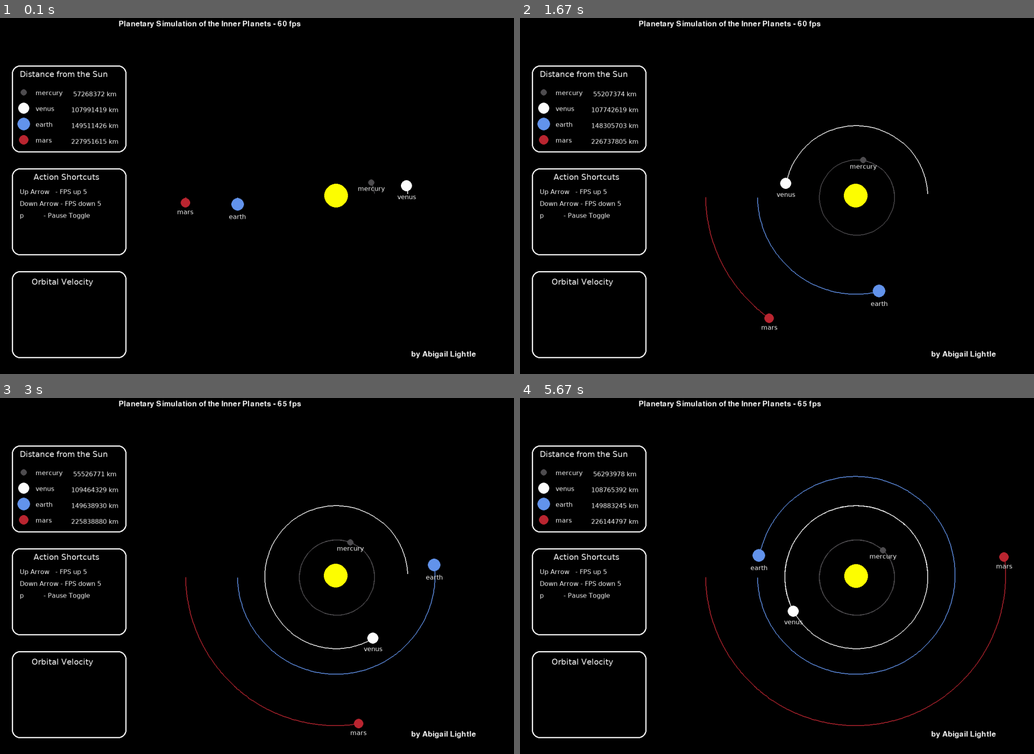
Above: before the commit, frames 1-4 (two rows, left to right).
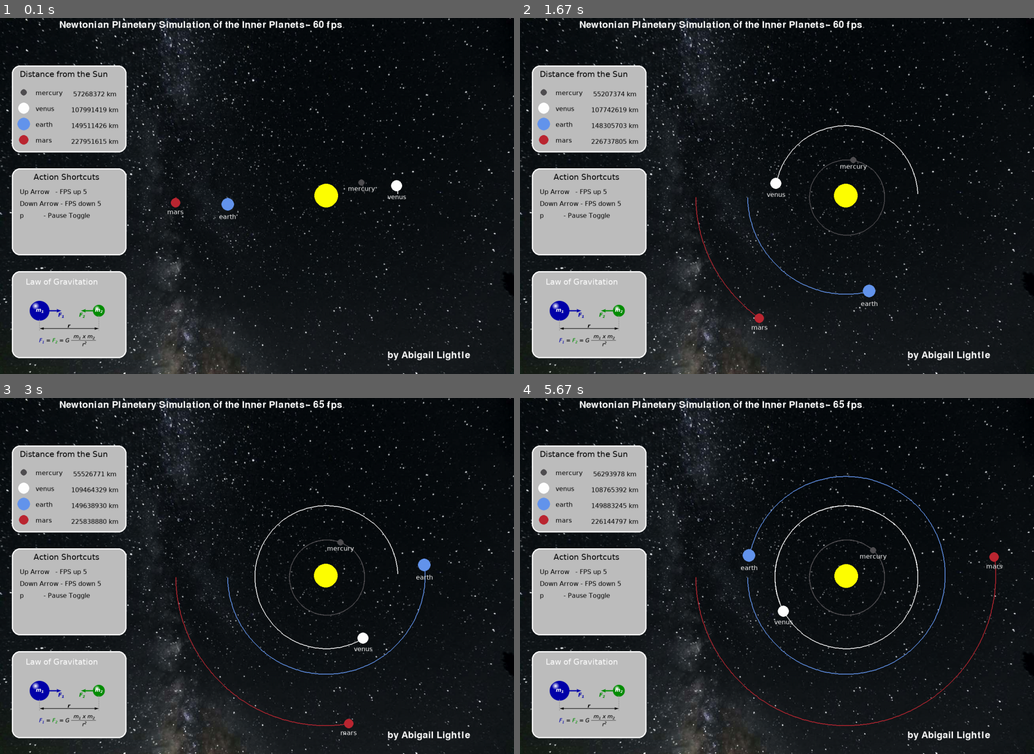
Above: after the commit, the same moments.

Repository: fischettijw/Abigail---vsCode
Game: pygame game, started from Planets/milky_way_planetary_simulation.py
Same seed, same stepped clock (60 frames per second), same inputs: the game is played once before the commit and once after it.
Inputs:
- Up to frame 1 (0.1 s): no input
- Up to frame 2 (1.67 s): hold Up 0.33-0.8 s; hold Down 0.83-1.13 s; hold Up 1.17-1.53 s; hold Down from 1.57 s (still down)
- Up to frame 3 (3 s): release Down at 1.93 s; hold Up 1.97-2.27 s; hold Down 2.3-2.6 s; hold Up from 2.63 s (still down)
- Up to frame 4 (5.67 s): release Up at 3 s; hold Down 3.03-3.4 s; hold Up 3.43-3.73 s; hold Down 3.77-4.07 s; hold Up 4.1-4.47 s; hold Down 4.5-4.87 s; hold Up 4.9-5.2 s; hold Down 5.23-5.53 s; hold Up from 5.57 s (still down)

The runs differ from the first frame. In frame 1, 40% of the frame differs, in the area x 0-100%, y 0-100%; in frame 2, 41%; in frame 3, 41%; in frame 4, 42%.

Commit message:
all but Earth Days / Planet Year

Diff:
--- a/Planets/milky_way_planetary_simulation.py
+++ b/Planets/milky_way_planetary_simulation.py
@@ -1,4 +1,6 @@
 # https://www.youtube.com/watch?v=WTLPmUHTPqo
+# https://www.youtube.com/watch?v=zEQadiUjICY
+# https://www.youtube.com/watch?v=4ycpvtIio-o
 
 import pygame
 import math
@@ -9,7 +11,7 @@
 WIDTH, HEIGHT = 1300, 900
 SCREEN = pygame.display.set_mode((WIDTH, HEIGHT))
 
-program_title = "Planetary Simulation of the Inner Planets"
+program_title = "Newtonian Planetary Simulation of the Inner Planets"
 pygame.display.set_caption(program_title)
 
 WHITE = (255, 255, 255)
@@ -17,38 +19,43 @@
 BLUE = (100, 149, 237)
 RED = (188, 39, 50)
 DARK_GREY = (80, 78, 81)
+BLACK = (0, 0, 0)
 
 FONT_distance_to_sun_text = pygame.font.SysFont("Lucida Sans Typewriter", 16)
-FONT_title_text = pygame.font.SysFont("comicsans", 28)
+FONT_title_text = pygame.font.SysFont("comicsans", 36)
 
 FONT_distance_to_sun_text_stat = pygame.font.SysFont(
     "Lucida Sans Typewriter", 20)
 stats_title = "Distance from the Sun"
-title_text_stat = FONT_distance_to_sun_text_stat.render(stats_title, 1, WHITE)
+title_text_stat = FONT_distance_to_sun_text_stat.render(stats_title, 1, BLACK)
 
 action_title = "Action Shortcuts"
-action_text = FONT_distance_to_sun_text_stat.render(action_title, 1, WHITE)
+action_text = FONT_distance_to_sun_text_stat.render(action_title, 1, BLACK)
 action_up = "Up Arrow   - FPS up 5"
-action_up_text = FONT_distance_to_sun_text.render(action_up, 1, WHITE)
+action_up_text = FONT_distance_to_sun_text.render(action_up, 1, BLACK)
 action_down = "Down Arrow - FPS down 5"
-action_down_text = FONT_distance_to_sun_text.render(action_down, 1, WHITE)
+action_down_text = FONT_distance_to_sun_text.render(action_down, 1, BLACK)
 pause = "p          - Pause Toggle"
-pause_text = FONT_distance_to_sun_text.render(pause, 1, WHITE)
+pause_text = FONT_distance_to_sun_text.render(pause, 1, BLACK)
 abigail = "by Abigail Lightle"
 abigail_text = FONT_title_text.render(abigail, 1, WHITE)
 
-orbital_vel_title = "Orbital Velocity"
-orbital_text = FONT_distance_to_sun_text_stat.render(orbital_vel_title, 1, WHITE)
+law_of_gravity = "Law of Gravitation"
+gravity_text = FONT_distance_to_sun_text_stat.render(
+    law_of_gravity, 1, WHITE)
+
+background = pygame.image.load("stars.jpg").convert()
+newton = pygame.image.load("Newtons_Gravity_Law_small.png").convert_alpha()
 
 fps = 60
 
 
 class Planet:
-    AU = 149.6e6 * 1000
+    AU = 149.6e6 * 1000    # meters
     G = 6.67428e-11
-    SIZE_SCALE = 250 / AU  # 1AU = 100 pixels if 250
+    SIZE_SCALE = 250 / AU  # 1AU = 100 pixels if 250  250 Pixels per AU
     TIMESTEP = 3600*24  # 1 day in seconds
-    CENTER_OFFSET = 200
+    CENTER_OFFSET = 175
     STOP_AFTER = 900  # trial and error
 
     def __init__(self, name, x, y, radius, color, mass, y_vel, y_vel_change=1):
@@ -133,13 +140,13 @@
 
 
 def display_planet_stats(player, x, y):
-    planet_text = FONT_distance_to_sun_text.render(player.name, 1, WHITE)
+    planet_text = FONT_distance_to_sun_text.render(player.name, 1, BLACK)
     SCREEN.blit(planet_text, (x + 60, 80 + y))
     pygame.draw.circle(SCREEN, player.color, (10 + 50, 88 + y), player.radius)
 
     space = " " if player.name == "mercury" else ""
     distance_text = FONT_distance_to_sun_text.render(
-        f"{space}{math.floor(player.distance_to_sun/1000)} km", 1, WHITE)
+        f"{space}{math.floor(player.distance_to_sun/1000)} km", 1, BLACK)
     SCREEN.blit(distance_text, (x + 150, 83 + y))
 
 
@@ -173,18 +180,20 @@
 
 earth_y_vel_ratio = 1
 earth = Planet("earth", -1, 0, 16, BLUE,
-               5.9742 * 10**24, 29.783 * 1000, earth_y_vel_ratio)
+               earth_y_vel_ratio * 5.9742 * 10**24, 29.783 * 1000, earth_y_vel_ratio)
 
 mars_y_vel_ratio = 1
 mars = Planet("mars", -1.524, 0, 12, RED,
-              6.39 * 10**23, 24.077 * 1000, mars_y_vel_ratio)
+              mars_y_vel_ratio * 6.39 * 10**23, 24.077 * 1000, mars_y_vel_ratio)
 
 planets = [sun, mercury, venus, earth, mars]
 
 ticks = 0
 while run:
     clock.tick(fps)
-    SCREEN.fill((0, 0, 0))
+    # SCREEN.fill((0, 0, 0))
+    SCREEN.blit(background, (0,0))
+
 
     for event in pygame.event.get():
         if event.type == pygame.QUIT:
@@ -204,28 +213,38 @@
     title_text = FONT_title_text.render(
         f"{program_title} - {fps} fps", True, WHITE)
 
-    SCREEN.blit(title_text, (300, 5))
-    SCREEN.blit(title_text_stat, (50, 30 + 100))
-
+    SCREEN.blit(title_text, (150, 5))
+
+    pygame.draw.rect(SCREEN, "gray", (30, 120, 290, 220),
+                     width=0, border_radius=20)
     pygame.draw.rect(SCREEN, WHITE, (30, 120, 290, 220),
                      width=3, border_radius=20)
+    SCREEN.blit(title_text_stat, (50, 30 + 100))
     display_planet_stats(mercury, 30, 100)
     display_planet_stats(venus, 30, 140)
     display_planet_stats(earth, 30, 180)
     display_planet_stats(mars, 30, 220)
 
+    pygame.draw.rect(SCREEN, "gray", (30, 380, 290, 220),
+                     width=0, border_radius=20)
     pygame.draw.rect(SCREEN, WHITE, (30, 380, 290, 220),
                      width=3, border_radius=20)
     SCREEN.blit(action_text, (85, 390))
     SCREEN.blit(action_up_text, (50, 430))
     SCREEN.blit(action_down_text, (50, 460))
     SCREEN.blit(pause_text, (50, 490))
-    SCREEN.blit(abigail_text, (1040, 840))
-
+    SCREEN.blit(abigail_text, (980, 840))
+
+    pygame.draw.rect(SCREEN, "gray" , (30, 640, 290, 220),
+                    width=0, border_radius=20)
     pygame.draw.rect(SCREEN, WHITE, (30, 640, 290, 220),
-                    width=3, border_radius=20)
-    SCREEN.blit(orbital_text, (80, 655))
-
+                     width=3, border_radius=20)
+    SCREEN.blit(gravity_text, (65, 655))
+
+
+    # pygame.draw.rect(SCREEN, DARK_GREY , (30, 640, 290, 220),
+    #             width=0, border_radius=20)
+    SCREEN.blit(newton,(70, 710))
 
     pygame.display.flip()
 
--- a/Planets/test.py
+++ /dev/null
@@ -1,142 +0,0 @@
-# https://www.youtube.com/watch?v=WTLPmUHTPqo
-
-import pygame
-import math
-pygame.init()
-
-WIDTH, HEIGHT = 1200, 900
-WIN = pygame.display.set_mode((WIDTH, HEIGHT))
-pygame.display.set_caption("Planetary Simulation of the Inner Planets")
-
-WHITE = (255, 255, 255)
-YELLOW = (255, 255, 0)
-BLUE = (100, 149, 237)
-RED = (188, 39, 50)
-DARK_GREY = (80, 78, 81)
-
-FONT = pygame.font.SysFont("comicsans", 16)
-
-
-class Planet:
-	AU = 149.6e6 * 1000
-	G = 6.67428e-11
-	SCALE = 270 / AU  # 1AU = 100 pixels if 250
-	TIMESTEP = 3600*24  # 1 day
-	CENTER_OFFSET = 150
-
-	def __init__(self, name, x, y, radius, color, mass, y_vel, y_vel_change=1):
-		self.name = name
-		self.x = x * Planet.AU
-		self.y = y
-		self.radius = radius
-		self.color = color
-		self.mass = mass
-
-		self.orbit = []
-		self.sun = False
-		self.distance_to_sun = 0
-
-		self.x_vel = 0
-		self.y_vel = y_vel * y_vel_change
-
-	def draw(self, win):
-		x = self.x * self.SCALE + WIDTH / 2 + Planet.CENTER_OFFSET
-		y = self.y * self.SCALE + HEIGHT / 2
-
-		if len(self.orbit) > 2:
-			updated_points = []
-			for point in self.orbit:
-				x, y = point
-				x = x * self.SCALE + WIDTH / 2 + Planet.CENTER_OFFSET
-				y = y * self.SCALE + HEIGHT / 2
-				updated_points.append((x, y))
-
-			pygame.draw.lines(win, self.color, False, updated_points, 2)
-
-		pygame.draw.circle(win, self.color, (x, y), self.radius)
-
-		if not self.sun:
-			distance_text = FONT.render(
-				f"{math.floor(self.distance_to_sun/1000)}km", 1, WHITE)
-
-			win.blit(distance_text, (x - distance_text.get_width()/2,
-					 y - distance_text.get_height()/2 - 2*self.radius - 5))
-
-			planet_text = FONT.render(self.name, 1, WHITE)
-			win.blit(planet_text, (x - planet_text.get_width()/2,
-					 y - planet_text.get_height()/2 + 2*self.radius))
-
-	def attraction(self, other):
-		other_x, other_y = other.x, other.y
-		distance_x = other_x - self.x
-		distance_y = other_y - self.y
-		distance = math.sqrt(distance_x ** 2 + distance_y ** 2)
-
-		if other.sun:
-			self.distance_to_sun = distance
-
-		force = self.G * self.mass * other.mass / distance**2
-		theta = math.atan2(distance_y, distance_x)
-		force_x = math.cos(theta) * force
-		force_y = math.sin(theta) * force
-		return force_x, force_y
-
-	def update_position(self, planets):
-		total_fx = total_fy = 0
-		for planet in planets:
-			if self == planet:
-				continue
-
-			fx, fy = self.attraction(planet)
-			total_fx += fx
-			total_fy += fy
-
-		self.x_vel += total_fx / self.mass * self.TIMESTEP
-		self.y_vel += total_fy / self.mass * self.TIMESTEP
-
-		self.x += self.x_vel * self.TIMESTEP
-		self.y += self.y_vel * self.TIMESTEP
-		self.orbit.append((self.x, self.y))
-
-
-def main():
-	run = True
-	clock = pygame.time.Clock()
-
-	# def __init__(self, x, y, radius, color, mass, y_vel):
-
-	sun = Planet("sun", 0, 0, 30, YELLOW, 1.98892 * 10**30, 0, 1)
-	sun.sun = True
-
-	mercury_y_vel_ratio = 1
-	mercury = Planet("mercury", 0.387, 0, 8, DARK_GREY,
-					 mercury_y_vel_ratio * 3.30 * 10**23, -47.4 * 1000, 1)
-
-	venus_y_vel_ratio = 1
-	venus = Planet("venus", 0.723, 0, 14, WHITE,
-				   venus_y_vel_ratio*4.8685 * 10**24, -35.02 * 1000, 1)
-
-	earth = Planet("earth", -1, 0, 16, BLUE, 5.9742 * 10**24, 29.783 * 1000, 1)
-
-	mars = Planet("mars", -1.524, 0, 12, RED, 6.39 * 10**23, 24.077 * 1000, 1)
-
-	planets = [sun, mercury, venus, earth, mars]
-
-	while run:
-		clock.tick(60)
-		WIN.fill((0, 0, 0))
-
-		for event in pygame.event.get():
-			if event.type == pygame.QUIT:
-				run = False
-
-		for planet in planets:
-			planet.update_position(planets)
-			planet.draw(WIN)
-
-		pygame.display.flip()
-
-	pygame.quit()
-
-
-main()
--- /dev/null
+++ b/Planets/turtle_simulation.py
@@ -0,0 +1,141 @@
+# https://fiftyexamples.readthedocs.io/en/latest/gravity.html
+
+import math
+from turtle import *
+
+# The gravitational constant G
+G = 6.67428e-11
+
+# Assumed scale: 100 pixels = 1AU.
+AU = (149.6e6 * 1000)     # 149.6 million km, in meters.
+SCALE = 250 / AU
+
+class Body(Turtle):
+    """Subclass of Turtle representing a gravitationally-acting body.
+
+    Extra attributes:
+    mass : mass in kg
+    vx, vy: x, y velocities in m/s
+    px, py: x, y positions in m
+    """
+
+    name = 'Body'
+    mass = None
+    vx = vy = 0.0
+    px = py = 0.0
+
+    def attraction(self, other):
+        """(Body): (fx, fy)
+
+        Returns the force exerted upon this body by the other body.
+        """
+        # Report an error if the other object is the same as this one.
+        if self is other:
+            raise ValueError("Attraction of object %r to itself requested"
+                             % self.name)
+
+        # Compute the distance of the other body.
+        sx, sy = self.px, self.py
+        ox, oy = other.px, other.py
+        dx = (ox-sx)
+        dy = (oy-sy)
+        d = math.sqrt(dx**2 + dy**2)
+
+        # Report an error if the distance is zero; otherwise we'll
+        # get a ZeroDivisionError exception further down.
+        if d == 0:
+            raise ValueError("Collision between objects %r and %r"
+                             % (self.name, other.name))
+
+        # Compute the force of attraction
+        f = G * self.mass * other.mass / (d**2)
+
+        # Compute the direction of the force.
+        theta = math.atan2(dy, dx)
+        fx = math.cos(theta) * f
+        fy = math.sin(theta) * f
+        return fx, fy
+
+def update_info(step, bodies):
+    """(int, [Body])
+
+    Displays information about the status of the simulation.
+    """
+    print('Step #{}'.format(step))
+    for body in bodies:
+        s = '{:<8}  Pos.={:>6.2f} {:>6.2f} Vel.={:>10.3f} {:>10.3f}'.format(
+            body.name, body.px/AU, body.py/AU, body.vx, body.vy)
+        print(s)
+    print()
+
+def loop(bodies):
+    """([Body])
+
+    Never returns; loops through the simulation, updating the
+    positions of all the provided bodies.
+    """
+    timestep = 24*3600  # One day
+
+    for body in bodies:
+        body.penup()
+        body.hideturtle()
+
+    step = 1
+    while True:
+        update_info(step, bodies)
+        step += 1
+
+        force = {}
+        for body in bodies:
+            # Add up all of the forces exerted on 'body'.
+            total_fx = total_fy = 0.0
+            for other in bodies:
+                # Don't calculate the body's attraction to itself
+                if body is other:
+                    continue
+                fx, fy = body.attraction(other)
+                total_fx += fx
+                total_fy += fy
+
+            # Record the total force exerted.
+            force[body] = (total_fx, total_fy)
+
+        # Update velocities based upon on the force.
+        for body in bodies:
+            fx, fy = force[body]
+            body.vx += fx / body.mass * timestep
+            body.vy += fy / body.mass * timestep
+
+            # Update positions
+            body.px += body.vx * timestep
+            body.py += body.vy * timestep
+            body.goto(body.px*SCALE, body.py*SCALE)
+            body.dot(3)
+
+
+def main():
+    sun = Body()
+    sun.name = 'Sun'
+    sun.mass = 1.98892 * 10**30
+    sun.pencolor('yellow')
+
+    earth = Body()
+    earth.name = 'Earth'
+    earth.mass = 5.9742 * 10**24
+    earth.px = -1*AU
+    earth.vy = 29.783 * 1000            # 29.783 km/sec
+    earth.pencolor('blue')
+
+    # Venus parameters taken from
+    # http://nssdc.gsfc.nasa.gov/planetary/factsheet/venusfact.html
+    venus = Body()
+    venus.name = 'Venus'
+    venus.mass = 4.8685 * 10**24
+    venus.px = 0.723 * AU
+    venus.vy = -35.02 * 1000
+    venus.pencolor('red')
+
+    loop([sun, earth, venus])
+
+if __name__ == '__main__':
+    main()
Binary file added: Planets/Newtons_Gravity_Law_small.png
Empty file added: Planets/misc/Newtonian View of the Inner Planets.txt
Binary file added: Planets/misc/au.jpg
Binary file added: Planets/misc/earth and mars.jpg
Binary file added: Planets/misc/earths orbit.gif
Binary file added: Planets/stars.jpg
Not shown, added: Planets/misc/Astrodynamic Parameters.url
Not shown, added: Planets/misc/Law of Gravity.url
Not shown, added: Planets/misc/Planetary Size and Distance Comparison - National Geographic Society.url
Not shown, added: Planets/misc/Simulating Planetary Orbits — 50 Examples 1.0 documentation.url
Not shown, added: Planets/misc/Solar system.url
Not shown, added: Planets/misc/The Planets - Aquinas College.url
(and 1 more such lines)
